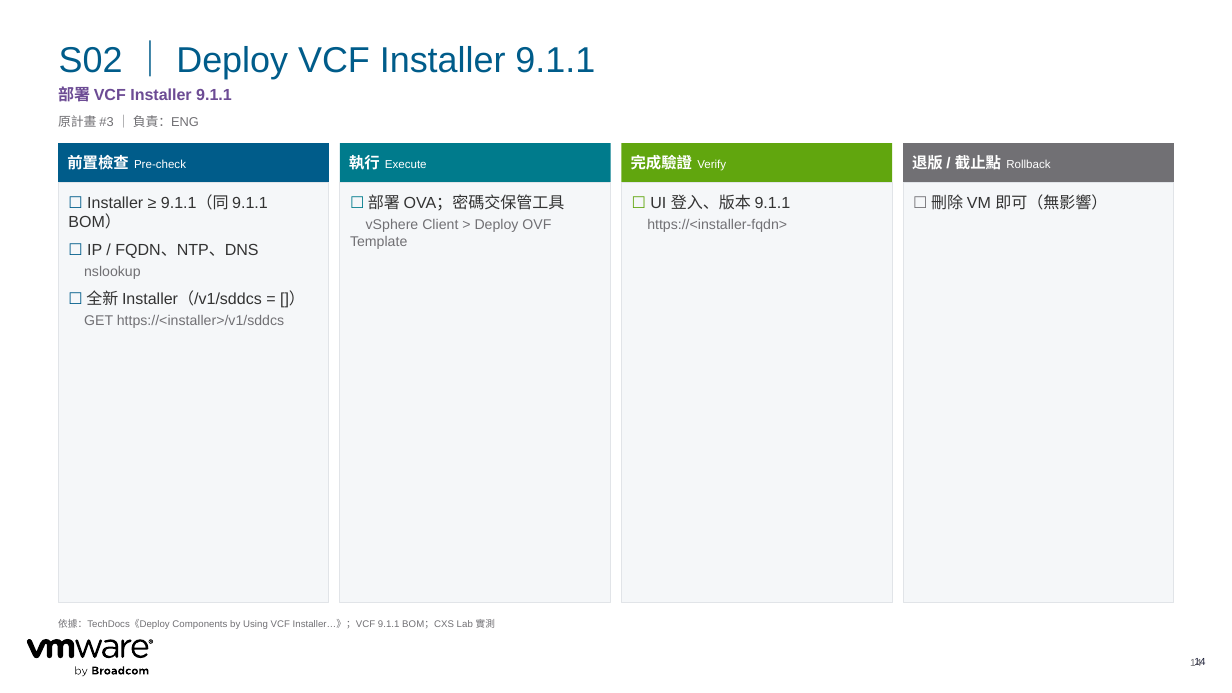
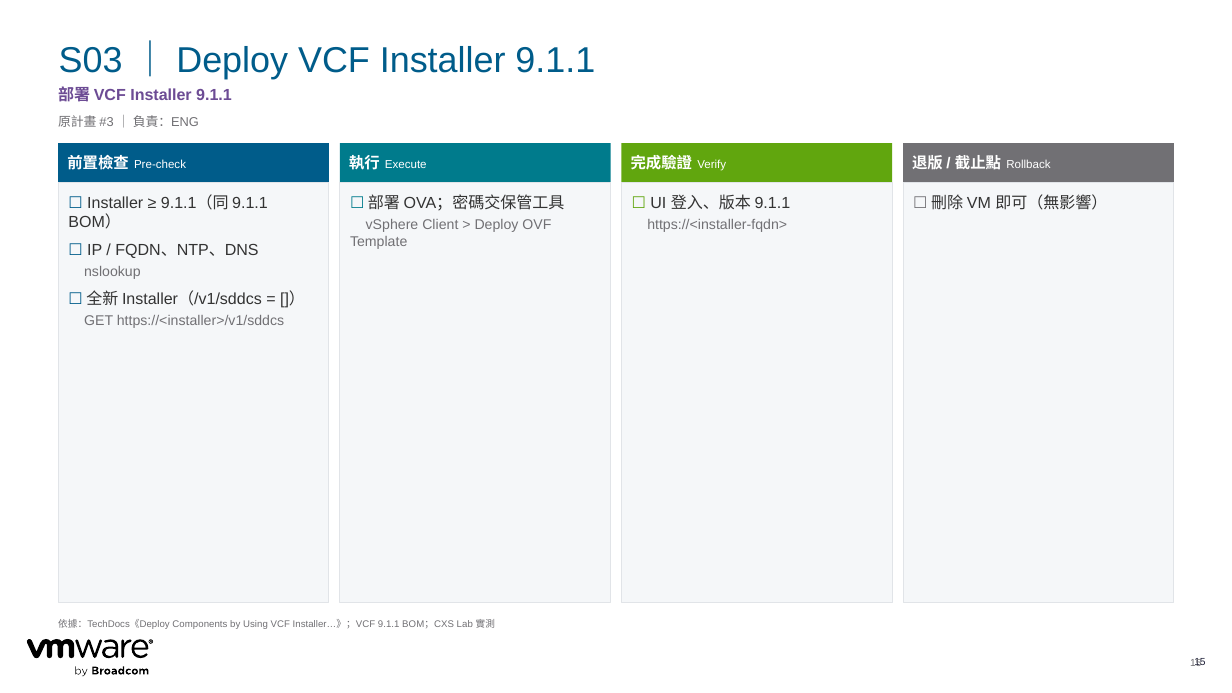
Before and after one commit to kostenyang/cc-vcf911-plan, a slide deck: slide 15 of out/CTBC_VCF911_Converge_Import_Plan.pptx (slide 14 before the commit). Drawn at 1232x693 pixels with LibreOffice and Linux fonts; fonts in the diff are those of the drawing. Boxes give left, top, right and bottom in pixels: in the first picture for what was removed or moved away, otherwise in the second. Text is boxed around its words. In the diff, an @@ line names an element or a change of style, - is before the commit and + after.

```diff
--- a/out/CTBC_VCF911_Converge_Import_Plan.pptx
+++ b/out/CTBC_VCF911_Converge_Import_Plan.pptx
@@ title at (59, 46, 595, 79): text changed @@
-S02 ｜ Deploy VCF Installer 9.1.1
+S03 ｜ Deploy VCF Installer 9.1.1
@@ page number at (1190, 658, 1201, 666): text changed @@
-14
+15
@@ page number at (1194, 658, 1205, 666): text changed @@
-14
+15
```
Also in this commit, not shown: 21 other slides changed, 5 other files.
